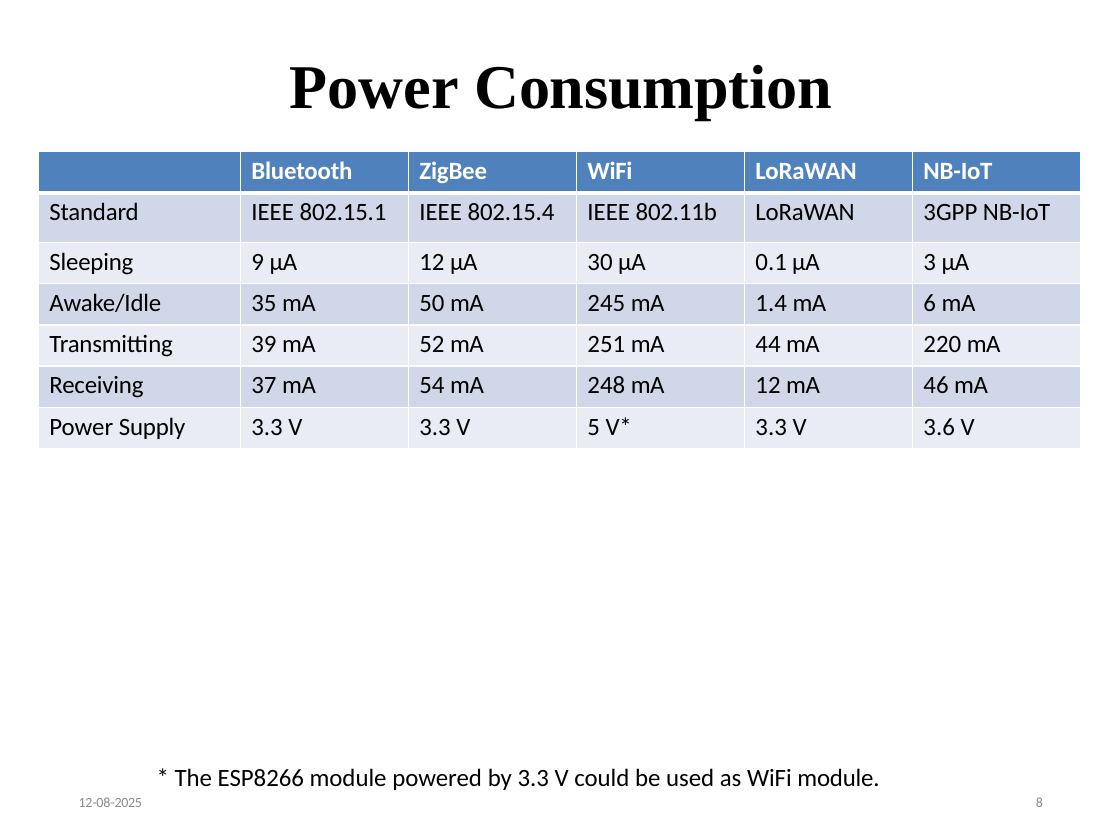
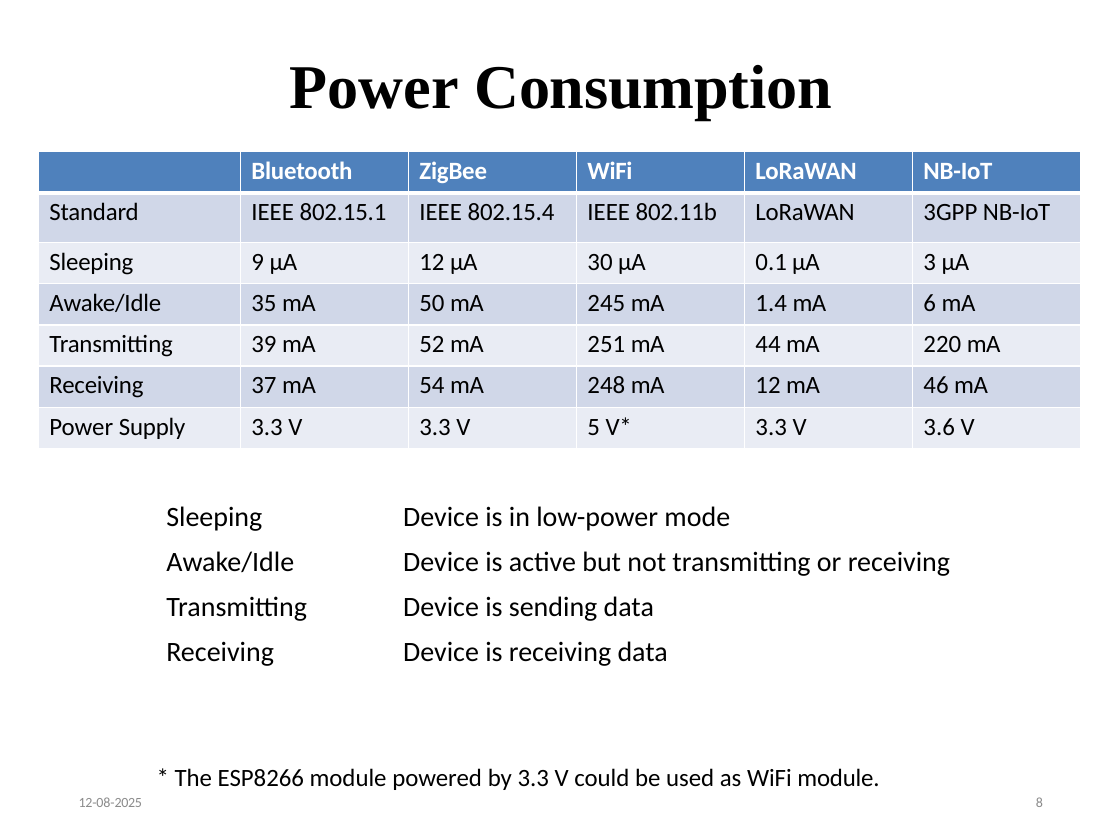
Before and after one commit to najnin26/Internet-of-Things-IoT, a slide deck: slide 8 of Chapter_4_Slide_1_IoT_Net_Access_Technologies.pptx. Drawn at 1120x840 pixels with LibreOffice and Linux fonts; fonts in the diff are those of the drawing. Boxes give left, top, right and bottom in pixels: in the first picture for what was removed or moved away, otherwise in the second. Text is boxed around its words. In the diff, an @@ line names an element or a change of style, - is before the commit and + after.

```diff
--- a/Chapter_4_Slide_1_IoT_Net_Access_Technologies.pptx
+++ b/Chapter_4_Slide_1_IoT_Net_Access_Technologies.pptx
@@ table added at (156,495,1000,674), 4 rows, 2 columns @@
+Sleeping | Device is in low-power mode
+Awake/Idle | Device is active but not transmitting or receiving
+Transmitting | Device is sending data
+Receiving | Device is receiving data
```
Also in this commit, not shown: 9 other slides changed.
